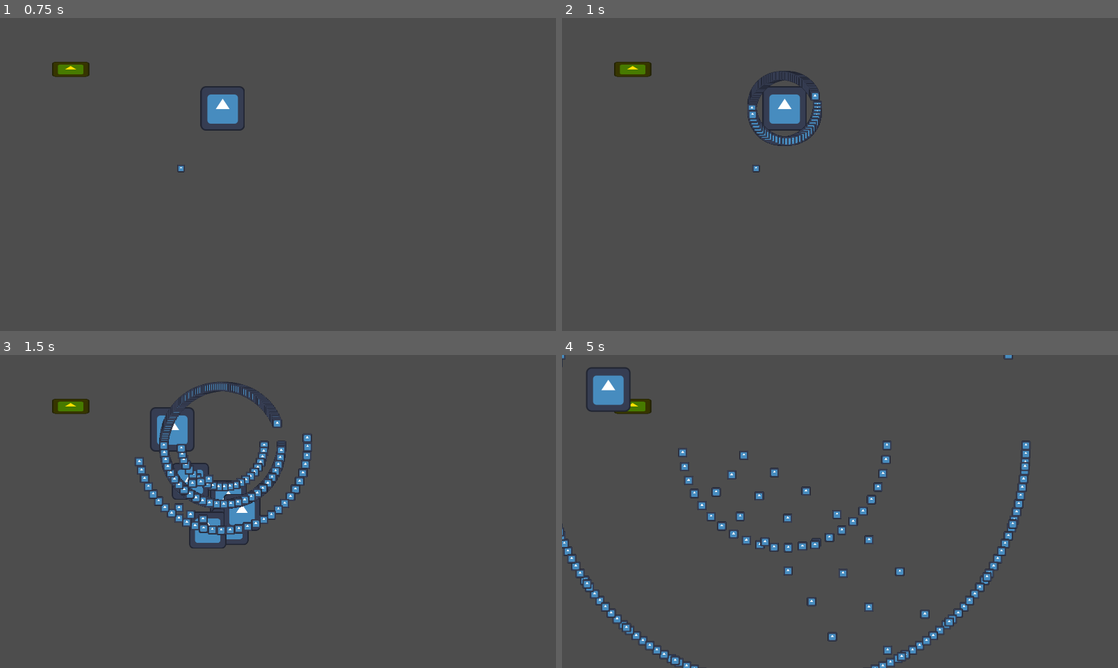
Above: before the commit, frames 1-4 (two rows, left to right).
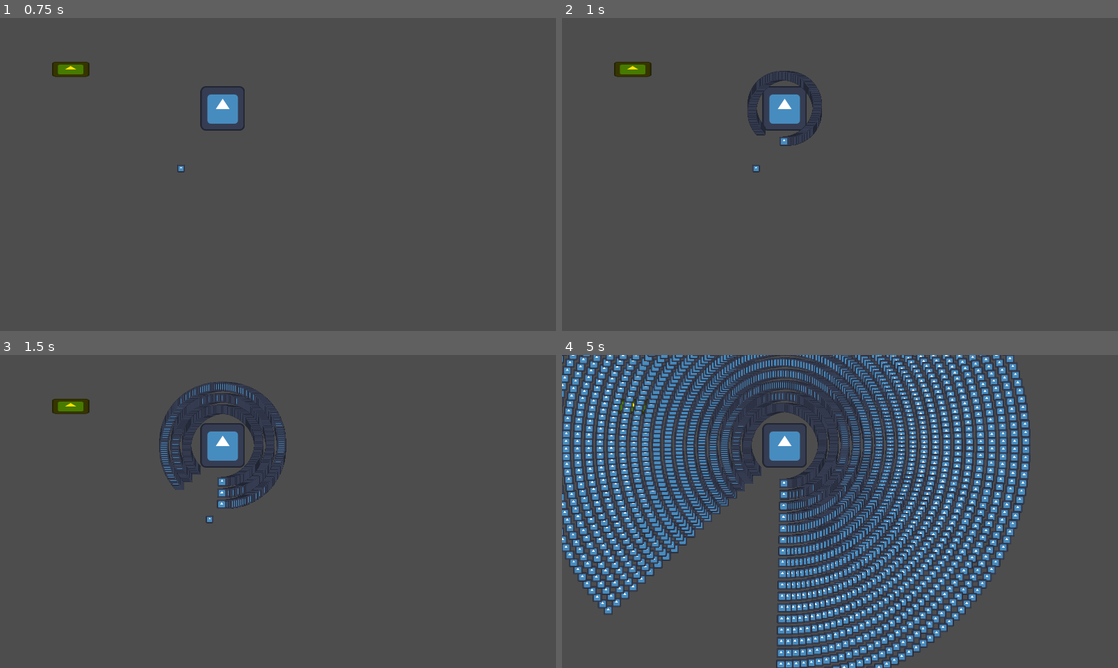
Above: after the commit, the same moments.

Repository: nullPinka/bulletjam6unstable
Game: Godot game, scene res://scenes/main/main.tscn
Two runs of this game, one before a commit and one after it. Both use one fixed random seed, a clock stepped at 60 frames per second and the inputs below. The engine's default icon, where the game draws it, is replaced by a stand-in: a white triangle on a blue panel in a dark square.
Inputs:
- Up to frame 1 (0.75 s): tap Enter (ui_accept) at 0.5, 0.6 s; hold D from 0.53 s (still down)
- Up to frame 2 (1 s): keep holding D; tap Enter (ui_accept) at 0.77 s
- Up to frame 3 (1.5 s): tap Enter (ui_accept) at 1.07 s; release D at 1.28 s; hold S from 1.28 s (still down); tap Shift at 1.35 s
- Up to frame 4 (5 s): tap Enter (ui_accept) at 1.52, 1.55, 1.82, 2.1, 3.02, 3.05, 3.32, 3.6, 3.77, 4.07, 4.52, 4.55, 4.82 s; release S at 2.03 s; hold D 2.03-2.78 s; hold W 2.78-3.53 s; tap Shift at 2.85, 4.35 s; hold A from 3.53 s (still down)

Frame 1 is identical in both runs. In frame 2, 0.5% of the frame differs, in the area x 33-47%, y 16-41%; in frame 3, 5.5%; in frame 4, 36%, in the area x 0-85%, y 0-100%.

Commit message:
boss pattern prog

Diff:
--- a/scenes/boss/boss.gd
+++ b/scenes/boss/boss.gd
@@ -6,8 +6,10 @@
 var moving = false
 var moving_to = Vector2.ZERO
 
+signal attack_done
+
 # Spawn bullets in spawn circle around boss
-func circumatt(from, to, gap, bullet : String, speed = 1):
+func circumatt(from, to, gap, bullet : String, speed = 1, num = 1):
 	if gap == 0:
 		gap = 1
 
@@ -16,19 +18,21 @@
 		to = from + 1
 
 	var newbull = load("res://scenes/bullets/" + bullet + ".tscn")
-	for i in range(from, to, gap):
-		var tempbull = newbull.instantiate()
-		tempbull.scale = Vector2(0.5,0.5)
-		tempbull.global_position = spawncirc * Vector2.from_angle(i * (PI / 180)) + global_position
-		tempbull.movementangle = Vector2.from_angle(i * (PI / 180))
-		tempbull.speed = speed
-		tempbull.moving = true
-		get_parent().add_child(tempbull)
+	for j in range(0, num):
+		for i in range(from, to, gap):
+			var tempbull = newbull.instantiate()
+			tempbull.scale = Vector2(0.5,0.5)
+			tempbull.global_position = spawncirc * Vector2.from_angle(i * (PI / 180)) + global_position
+			tempbull.movementangle = Vector2.from_angle(i * (PI / 180))
+			tempbull.speed = speed
+			tempbull.moving = true
+			get_parent().add_child(tempbull)
+		await get_tree().create_timer(.2).timeout
 
 func shotgun(bullet):
-	circumatt(0, 180, 8, "linearbullet")
-	circumatt(5, 185, 7, "linearbullet", 3)
-	circumatt(-5, 175, 6, "linearbullet", 6)
+	circumatt(0, 180, 8, bullet)
+	circumatt(5, 185, 7, bullet, 3)
+	circumatt(-5, 175, 6, bullet, 6)
 
 func linespawn(from, to, dir, num, bullet, spawn_delay = .1):
 	var curr = from
@@ -77,15 +81,37 @@
 	moving_to = to
 	moving = true
 
+func attack():
+	randomize()
+	var select = randi_range(0, 5)
+	match select:
+		1:
+			var fullang = 45
+			var degplayang = get_angle_to(get_parent().get_player().global_position * (180/PI))
+			circumatt(degplayang + fullang/2, degplayang + 360 - fullang/2, 2, "linearbullet", 3)
+			return;
+		2:
+			return;
+
 func _ready():
+	attack_done.connect(func():
+		get_tree().create_timer(1).timeout
+		attack()
+		)
 	await get_tree().create_timer(1).timeout
+	var fullang = 45
+	var degplayang = get_angle_to(get_parent().get_player().global_position) * (180/PI)
+	circumatt(degplayang + (fullang/2), degplayang + 360 - fullang/2, 2, "linearbullet", 3, 100)
+
+	await get_tree().create_timer(5).timeout
+
 	var linear = load("res://scenes/bullets/linearbullet.tscn")
 	#linespawn(Vector2(100, 100), Vector2(100, 600), Vector2(1,0), 10, linear)
 	#shotgun(1)
 	#follow_shot(100, linear)
 	circumatt(0, 340, 2, "linearbullet", 3)
 	cone_follow(20, 10, 1, 5)
-	shotgun(1)
+	shotgun("linearbullet")
 	move(Vector2(100,100))
 
 func _physics_process(delta: float) -> void:
--- a/scenes/bullets/linearbullet.gd
+++ b/scenes/bullets/linearbullet.gd
@@ -6,6 +6,7 @@
 var speed = 1
 var fading = false;
 var moving = false;
+var lifecap = -1
 
 func rng_fade():
 	# TODO: Fading bullets
@@ -15,6 +16,10 @@
 	var freq = randi()
 	return;
 
+func _ready():
+	if lifecap != -1:
+		get_tree().create_timer(lifecap).timeout.connect(func(): queue_free())
+
 # TODO: Aaaaa I forgot to use movefunc
 func _physics_process(delta: float) -> void:
 	super._physics_process(delta)
